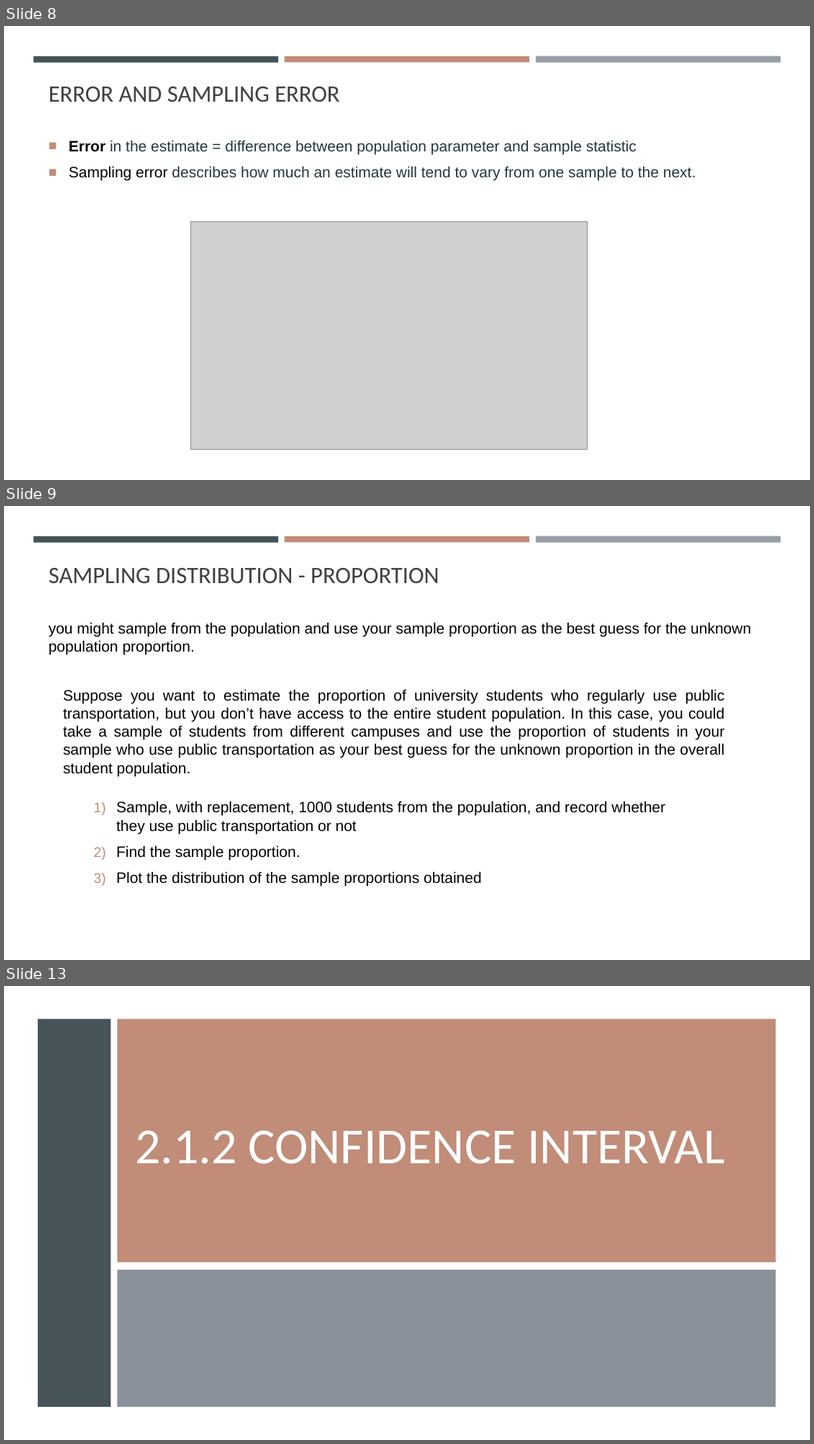
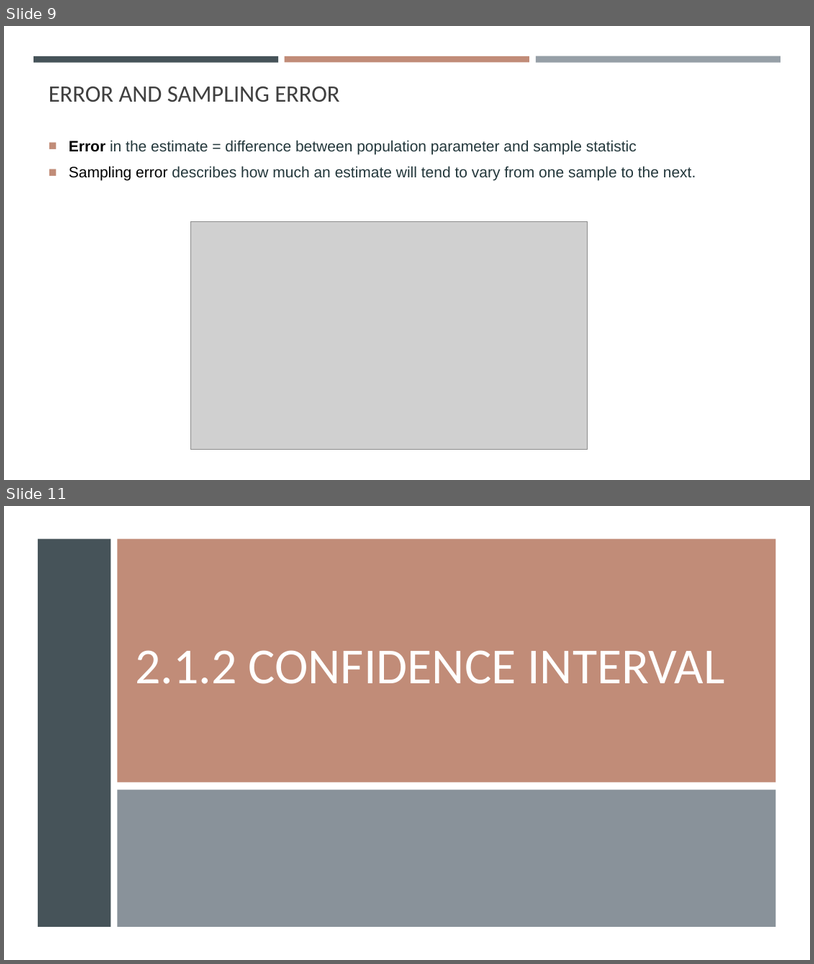
Before and after one commit to gisynw/geog-247, a slide deck: docs/Lectures/Week02/Week02_InferentialStas.pptx. Shown one above the other, each under a label of ours: slides 8, 9 and 13 before the commit, slides 9 and 11 after it; the slides between them are not shown. The pictures are 814x1444 and 814x964 pixels, drawn with LibreOffice and Linux fonts; fonts in the diff are those of the drawing; grey boxes stand for pictures. Boxes give left, top, right and bottom in pixels: in the first picture for what was removed or moved away, otherwise in the second. Text is boxed around its words. In the diff, an @@ line names an element or a change of style, - is before the commit and + after.

```diff
--- a/docs/Lectures/Week02/Week02_InferentialStas.pptx
+++ b/docs/Lectures/Week02/Week02_InferentialStas.pptx
@@ slide 9 removed at (4,506,810,960), background #FFFFFF; not listed: 3 template elements that a slide beside it also shows @@
@@ title removed at (49,568,440,583) @@
-SAMPLING DISTRIBUTION - PROPORTION
@@ text removed at (49,622,751,655) @@
-you might sample from the population and use your sample proportion as the best guess for the unknown population proportion.
@@ text removed at (63,689,725,758) @@
-Suppose you want to estimate the proportion of university students who regularly use public transportation, but you don’t have access to the entire student population. In this case, you could take a sample of students from different campuses and use the proportion of students in your sample who use public transportation as your best guess for the unknown proportion in the overall student population.
@@ text removed at (116,800,666,886) @@
-1) Sample, with replacement, 1000 students from the population, and record whether they use public transportation or not
-2) Find the sample proportion.
-3) Plot the distribution of the sample proportions obtained
@@ what was slide 8 is now slide 9 @@
@@ what was slide 13 is now slide 11 @@
```
Also in this commit, not shown: 3 slides changed, 3 slides added, 3 other slides removed.
